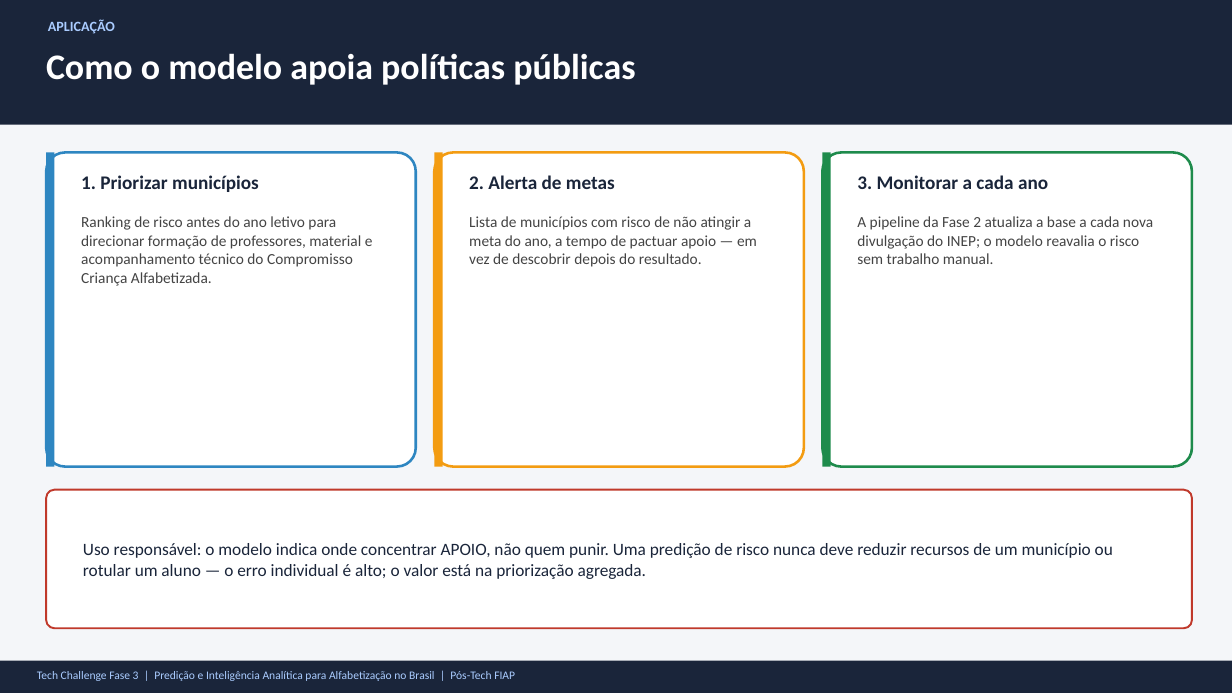
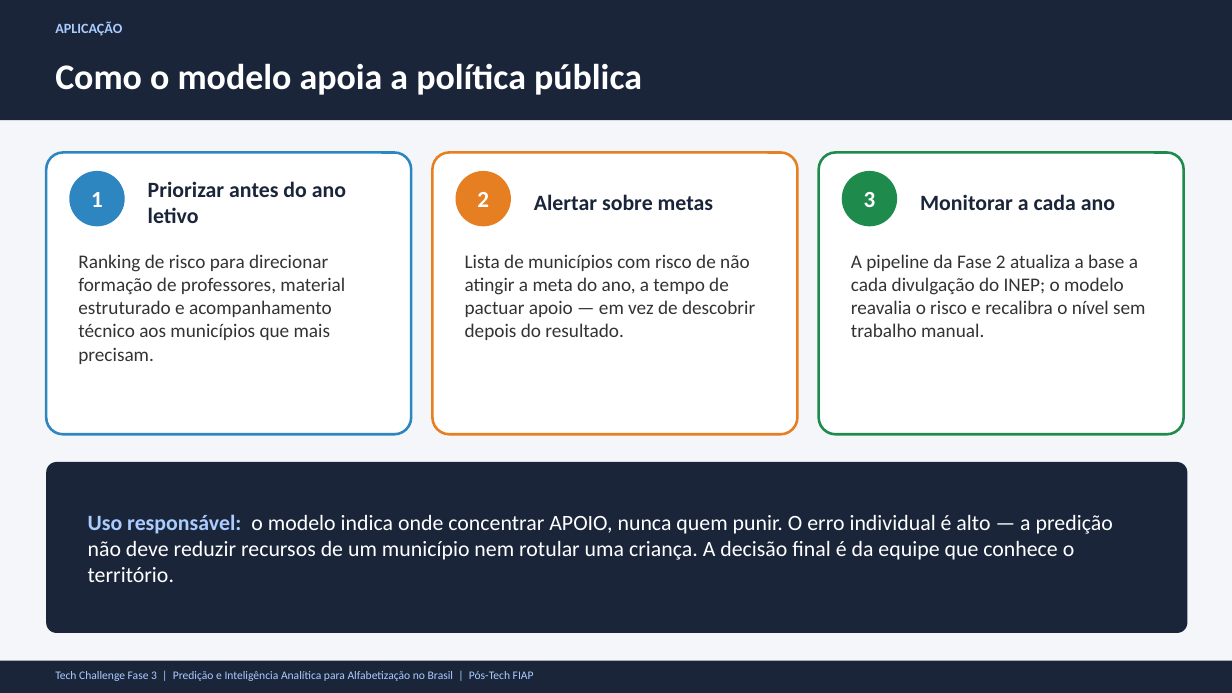
Before and after one commit to Fe-Biaggio/TechChallenge_3, a slide deck: slide 9 of reports/presentation/Alfabetizacao_Fase3_Apresentacao.pptx. Drawn at 1232x693 pixels with LibreOffice and Linux fonts; fonts in the diff are those of the drawing. Boxes give left, top, right and bottom in pixels: in the first picture for what was removed or moved away, otherwise in the second. Text is boxed around its words. In the diff, an @@ line names an element or a change of style, - is before the commit and + after.

```diff
--- a/reports/presentation/Alfabetizacao_Fase3_Apresentacao.pptx
+++ b/reports/presentation/Alfabetizacao_Fase3_Apresentacao.pptx
@@ rectangle resized from (x1=0, y1=0, x2=1232, y2=125) to (x1=0, y1=0, x2=1232, y2=120) @@
@@ text "APLICAÇÃO" moved from (x1=48, y1=19, x2=115, y2=34) to (x1=55, y1=21, x2=122, y2=36) @@
@@ text at (x1=55, y1=63, x2=642, y2=95): text changed @@
-Como o modelo apoia políticas públicas
+Como o modelo apoia a política pública
@@ rounded rectangle resized from (x1=46, y1=152, x2=416, y2=467) to (x1=46, y1=152, x2=411, y2=434) @@
@@ rectangle removed at (x1=46, y1=152, x2=55, y2=467) @@
@@ ellipse added at (x1=69, y1=171, x2=125, y2=226), fill #2E86C1, 18 pt, text #FFFFFF, bold @@
+1
@@ vertical alignment top to middle in 4 elements at (x1=920, y1=194, x2=1115, y2=210), (x1=55, y1=63, x2=642, y2=95), (x1=534, y1=194, x2=713, y2=210), (x1=148, y1=181, x2=346, y2=223) @@
@@ rounded rectangle resized from (x1=434, y1=152, x2=804, y2=467) to (x1=433, y1=152, x2=798, y2=434) @@
@@ rounded rectangle at (x1=433, y1=152, x2=798, y2=434): outline #F39C12 2 pt to #E67E22 2 pt @@
@@ rectangle removed at (x1=434, y1=152, x2=443, y2=467) @@
@@ ellipse added at (x1=456, y1=171, x2=511, y2=226), fill #E67E22, 18 pt, text #FFFFFF, bold @@
+2
@@ rounded rectangle resized from (x1=823, y1=152, x2=1192, y2=467) to (x1=819, y1=152, x2=1184, y2=434) @@
@@ rectangle removed at (x1=823, y1=152, x2=831, y2=467) @@
@@ ellipse added at (x1=842, y1=171, x2=897, y2=226), fill #1E8B4C, 18 pt, text #FFFFFF, bold @@
+3
@@ text at (x1=148, y1=181, x2=346, y2=223): text changed; size 15 to 17 pt @@
-1. Priorizar municípios
+Priorizar antes do ano letivo
@@ text at (x1=534, y1=194, x2=713, y2=210): text changed; size 15 to 17 pt @@
-2. Alerta de metas
+Alertar sobre metas
@@ text at (x1=920, y1=194, x2=1115, y2=210): text changed; size 15 to 17 pt @@
-3. Monitorar a cada ano
+Monitorar a cada ano
@@ text at (x1=78, y1=254, x2=345, y2=364): text changed; size 12 to 15 pt; text colour #444444 to #333333 @@
-Ranking de risco antes do ano letivo para direcionar formação de professores, material e acompanhamento técnico do Compromisso Criança Alfabetizada.
+Ranking de risco para direcionar formação de professores, material estruturado e acompanhamento técnico aos municípios que mais precisam.
@@ text "Lista de municípios com risco ..." moved from (x1=469, y1=216, x2=757, y2=267) to (x1=465, y1=254, x2=755, y2=340) @@
@@ text "Lista de municípios com risco ..." at (x1=465, y1=254, x2=755, y2=340): size 12 to 15 pt, text colour #444444 to #333333 @@
@@ text at (x1=851, y1=254, x2=1145, y2=337): text changed; size 12 to 15 pt; text colour #444444 to #333333 @@
-A pipeline da Fase 2 atualiza a base a cada nova divulgação do INEP; o modelo reavalia o risco sem trabalho manual.
+A pipeline da Fase 2 atualiza a base a cada divulgação do INEP; o modelo reavalia o risco e recalibra o nível sem trabalho manual.
@@ rounded rectangle resized from (x1=46, y1=490, x2=1192, y2=628) to (x1=46, y1=462, x2=1188, y2=633) @@
@@ rounded rectangle at (x1=46, y1=462, x2=1188, y2=633): fill #FFFFFF to #1A253A; outline #C0392B 1.5 pt to none @@
@@ text at (x1=88, y1=514, x2=1113, y2=582): text changed; size 13.5 to 17 pt; text colour #1A253A to #FFFFFF @@
-Uso responsável: o modelo indica onde concentrar APOIO, não quem punir. Uma predição de risco nunca deve reduzir recursos de um município ou rotular um aluno — o erro individual é alto; o valor está na priorização agregada.
+Uso responsável: o modelo indica onde concentrar APOIO, nunca quem punir. O erro individual é alto — a predição não deve reduzir recursos de um município nem rotular uma criança. A decisão final é da equipe que conhece o território.
@@ text "Tech Challenge Fase 3 | ..." moved from (x1=37, y1=671, x2=515, y2=681) to (x1=55, y1=671, x2=534, y2=681) @@
```
Also in this commit, not shown: 7 other slides changed, 2 slides added, 2 slides removed, 3 other files.
